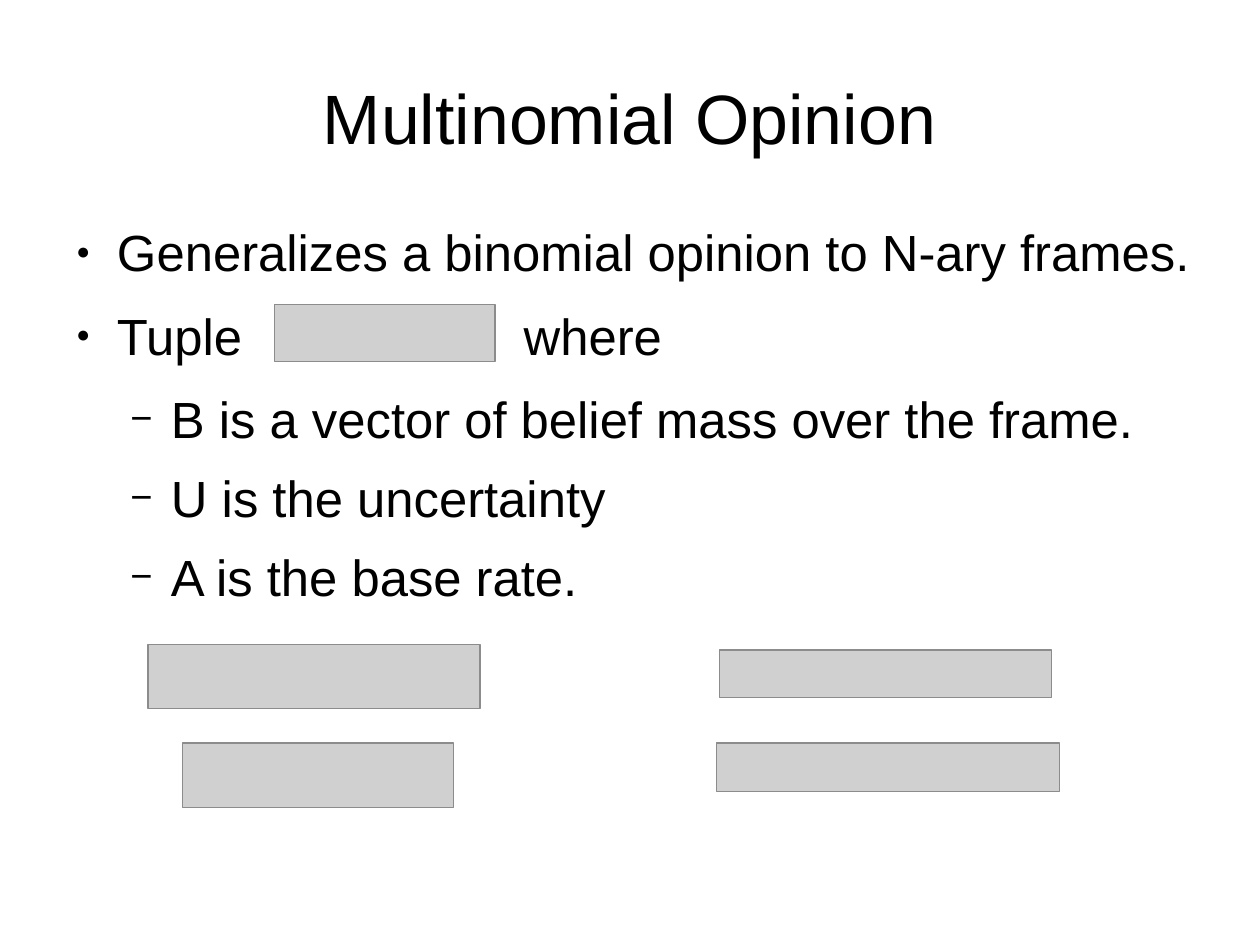
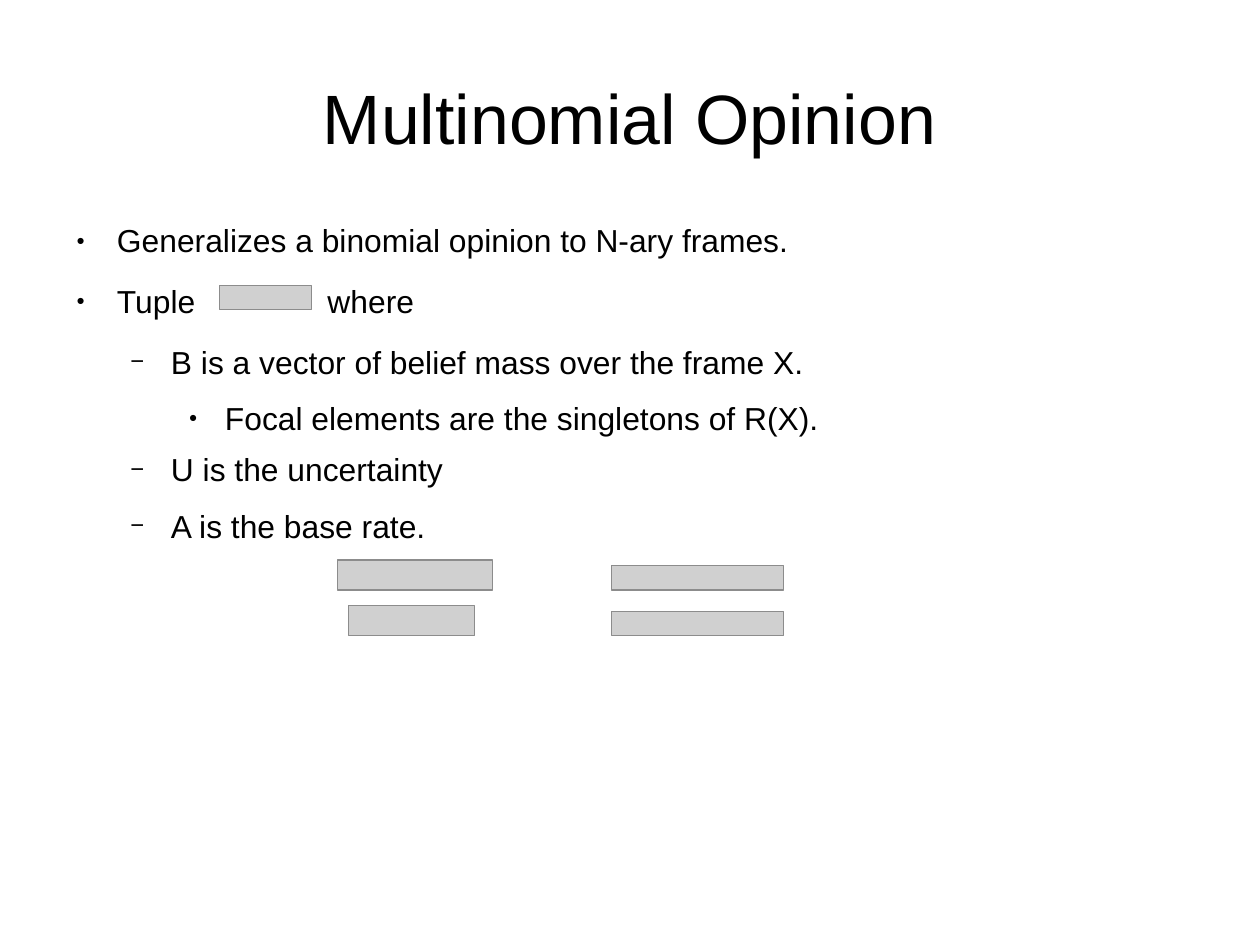
Before and after one commit to bstamour/SLHS, a slide deck: slide 19 of docs/proposal-from-bob.odp (slide 20 before the commit). Drawn at 1260x945 pixels with LibreOffice and Linux fonts; fonts in the diff are those of the drawing; grey boxes stand for pictures. Boxes give left, top, right and bottom in pixels: in the first picture for what was removed or moved away, otherwise in the second. Text is boxed around its words. In the diff, an @@ line names an element or a change of style, - is before the commit and + after.

```diff
--- a/docs/proposal-from-bob.odp
+++ b/docs/proposal-from-bob.odp
@@ text at box(117, 229, 788, 539): size 32 to 20 pt in "Generalizes a binomial opinion to N-ary frames.", "Tuple where", "U is the uncertainty", "A is the base rate." @@
@@ picture: place and size @@
-picture at box(274, 304, 495, 361)
+picture at box(220, 286, 312, 310)
@@ text at box(171, 351, 818, 436): text changed; size 32 to 20 pt @@
-  − B is a vector of belief mass over the frame.
+  − B is a vector of belief mass over the frame X.
+    ● Focal elements are the singletons of R(X).
@@ picture: place and size @@
-picture at box(183, 743, 454, 807)
+picture at box(337, 560, 492, 590)
@@ picture: place and size @@
-picture at box(717, 743, 1060, 792)
+picture at box(612, 566, 783, 590)
@@ picture: place and size @@
-picture at box(149, 645, 480, 709)
+picture at box(349, 606, 475, 636)
@@ picture: place and size @@
-picture at box(719, 651, 1052, 697)
+picture at box(612, 612, 783, 636)
```
Also in this commit, not shown: 8 other slides changed, 3 slides removed, 1 other file.
